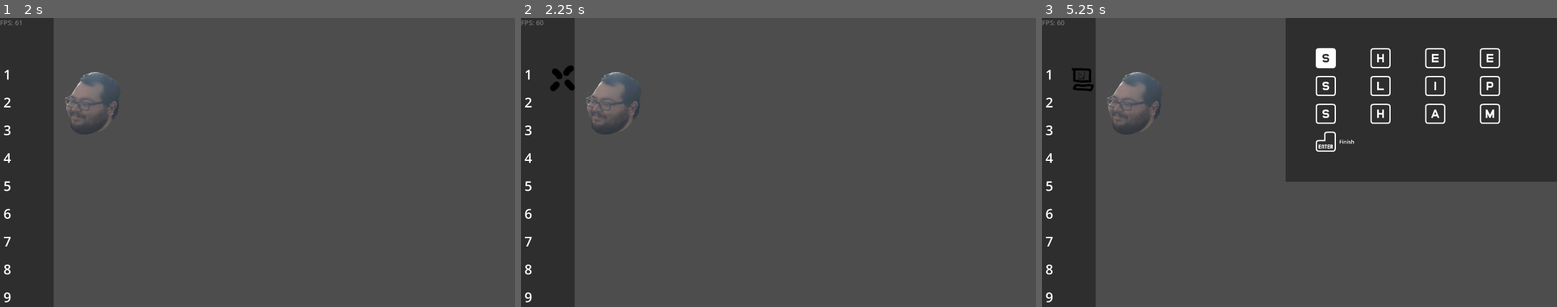
Above: before the commit, frames 1-3 (left to right).
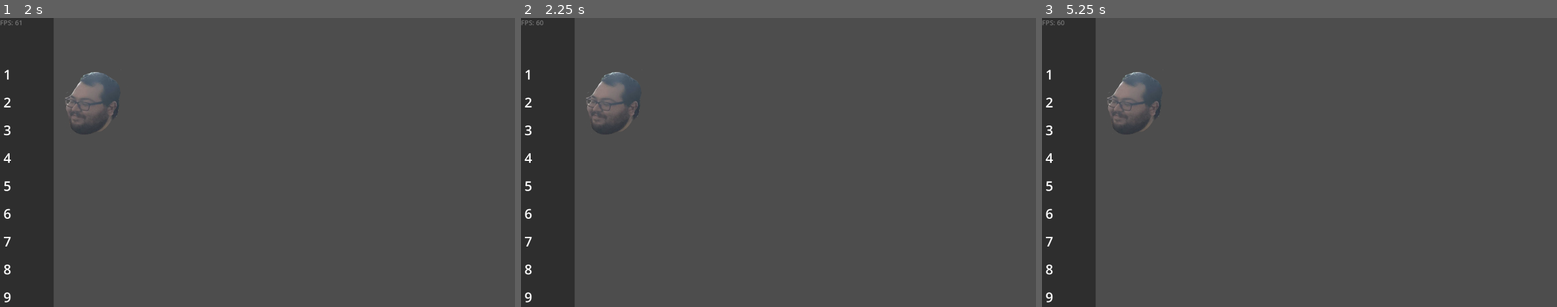
Above: after the commit, the same moments.

Repository: gabeochoa/prime_pressure
Game: Godot game, scene res://scenes/levels/level.tscn
Same seed, same stepped clock (60 frames per second), same inputs: the game is played once before the commit and once after it.
Inputs (mouse positions are in pixels of both pictures, inside the frame that each line leads up to):
- Up to frame 1 (2 s): tap Enter at 0.5, 0.6 s; move the mouse to (298, 119) at 0.52 s; click (298, 119) at 0.67 s; move the mouse to (154, 176) at 1.27 s; hold A from 1.28 s (still down); tap F at 1.35 s
- Up to frame 2 (2.25 s): tap Space at 2 s; move the mouse to (830, 98) at 2.02 s; release A at 2.03 s; tap Z at 2.1 s
- Up to frame 3 (5.25 s): tap Enter at 2.75, 4.25 s; move the mouse to (1273, 220) at 2.77 s; tap U at 2.85 s; click (1273, 220) at 2.92 s; tap Space at 3.5, 5 s; move the mouse to (1454, 205) at 3.52 s; hold A from 3.53 s (still down); tap B at 3.6 s; move the mouse to (1145, 119) at 4.27 s; tap T at 4.35 s; move the mouse to (1325, 162) at 5.02 s; tap 1 at 5.1 s; click (1325, 162) at 5.17 s

Frame 1 is identical in both runs. In frame 2, 0.2% of the frame differs, in the area x 5-11%, y 16-26%; in frame 3, 30%, in the area x 5-100%, y 0-57%.

Commit message:
keep spawning orders every 10 seconds

Diff:
--- a/scenes/levels/level.tscn
+++ b/scenes/levels/level.tscn
@@ -18,8 +18,7 @@
 order_queue_top_spacer_scene = ExtResource("7_8tg4x")
 
 [node name="Timer" type="Timer" parent="sophie"]
-wait_time = 2.0
-one_shot = true
+wait_time = 10.0
 
 [node name="player_scn" parent="." instance=ExtResource("2_el2g4")]
 position = Vector2(348, 322)
--- a/scripts/sophie.gd
+++ b/scripts/sophie.gd
@@ -233,3 +233,6 @@
 	queue_slots[next_slot] = order
 	queue_dirty = true
 	print("Added order into queue at slot ", next_slot)
+
+	if find_empty_queue_slot() != -1:
+		timer.start()
